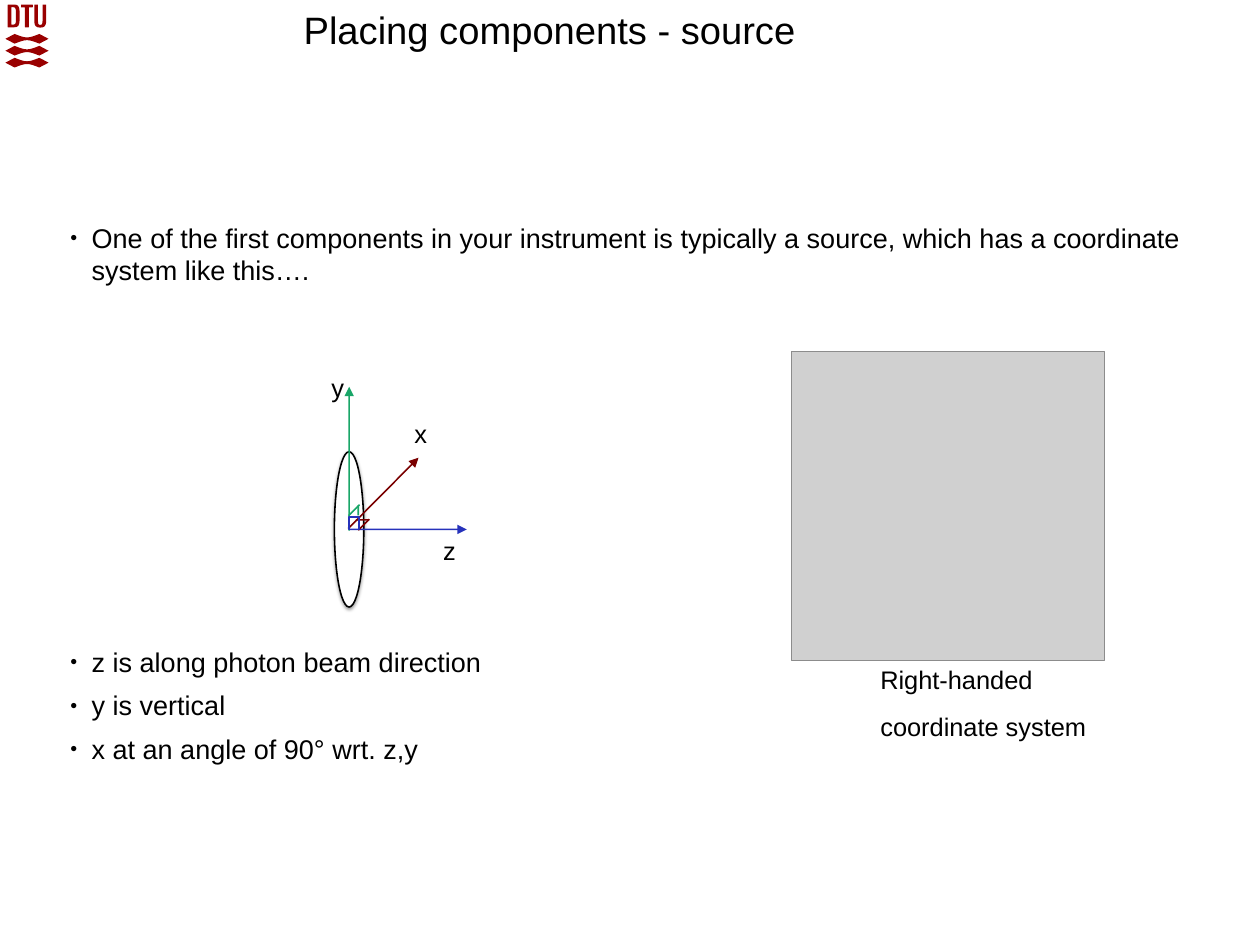
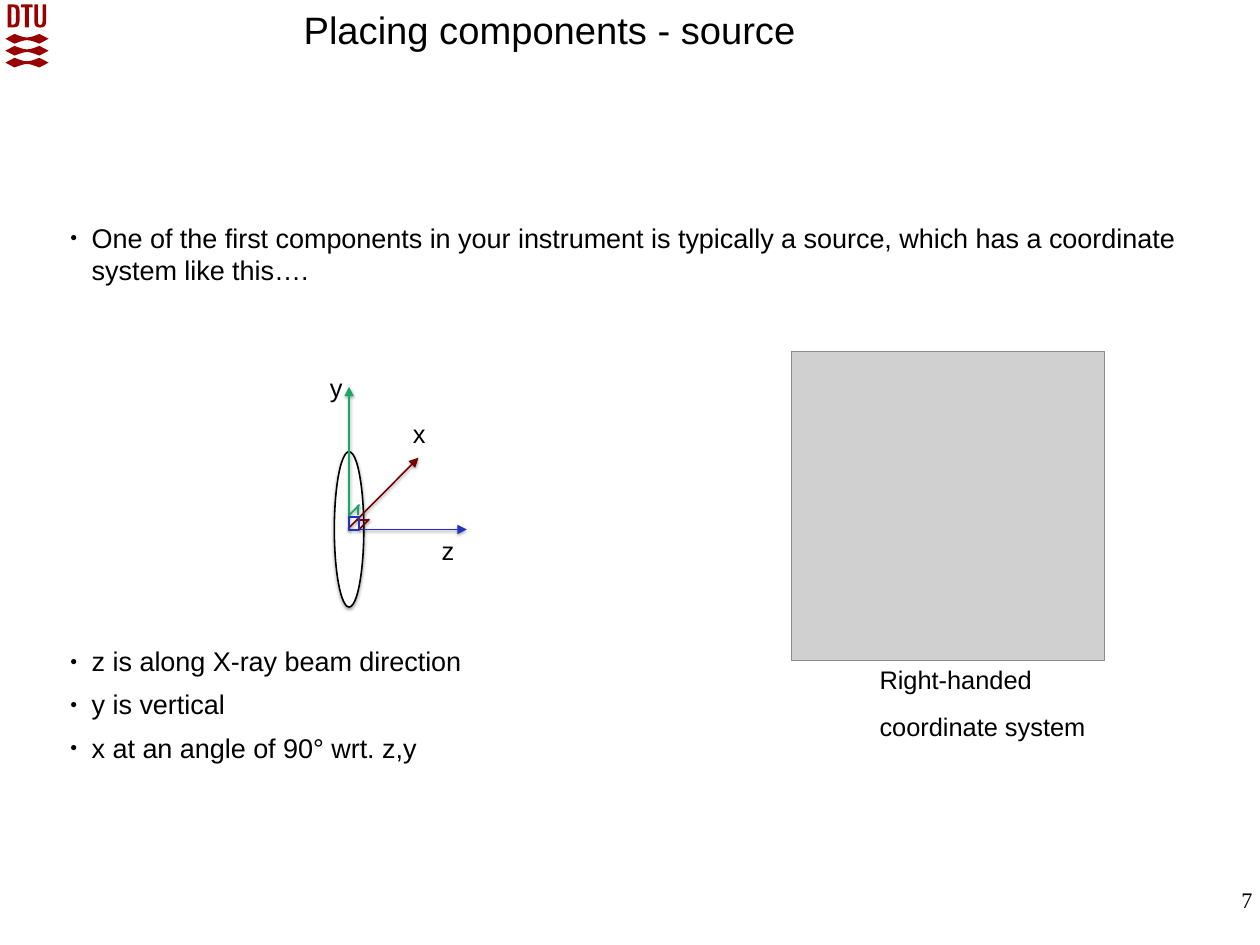
Before and after one commit to McStasMcXtrace/Schools, a slide deck: slide 7 of SOLEIL_March_2022/Day2_Thursday_March_10th/3_Components/McXtrace_component_and_instrument_concepts.pptx. Drawn at 1260x945 pixels with LibreOffice and Linux fonts; fonts in the diff are those of the drawing; grey boxes stand for pictures; background and template pictures are left out. Boxes give left, top, right and bottom in pixels: in the first picture for what was removed or moved away, otherwise in the second. Text is boxed around its words. In the diff, an @@ line names an element or a change of style, - is before the commit and + after.

```diff
--- a/SOLEIL_March_2022/Day2_Thursday_March_10th/3_Components/McXtrace_component_and_instrument_concepts.pptx
+++ b/SOLEIL_March_2022/Day2_Thursday_March_10th/3_Components/McXtrace_component_and_instrument_concepts.pptx
@@ text at bbox=[92, 228, 1175, 763]: size 17 to 16.9 pt in "One of the first components in your ...", "y is vertical", "x at an angle of 90° wrt. ..." @@
@@ text at bbox=[92, 651, 461, 676]: text changed; size 17 to 16.9 pt @@
-● z is along photon beam direction
+● z is along X-ray beam direction
@@ page number added at bbox=[1241, 893, 1252, 908], 14 pt, text #000000 @@
+7
```
Also in this commit, not shown: 30 other slides changed, 2 other files.
